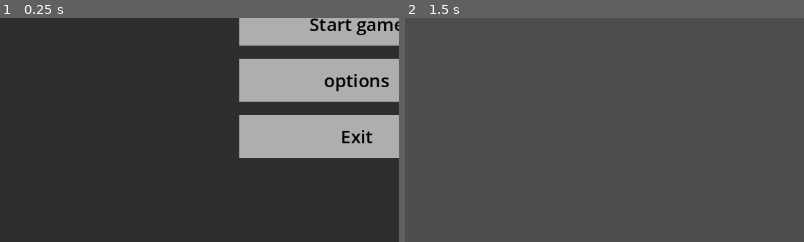
Above: before the commit, frames 1-2 (left to right).
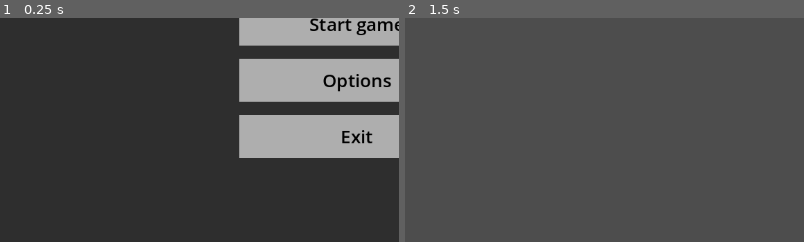
Above: after the commit, the same moments.

Repository: 418-Time/TD
Game: Godot game, scene res://Scenes/Menus/MainMenu.tscn
Same seed, same stepped clock (60 frames per second), same inputs: the game is played once before the commit and once after it. The engine's default icon, where the game draws it, is replaced by a stand-in: a white triangle on a blue panel in a dark square.
Inputs (mouse positions are % of the whole screen's width and height, from its top left):
- Up to frame 1 (0.25 s): no input
- Up to frame 2 (1.5 s): click "options" (after the commit: "Options") at 0.5 s; tap Enter at 1.25 s; move the mouse to (72, 45) at 1.27 s; hold Right (ui_right) from 1.28 s (still down); click (72, 45) at 1.35 s
The pictures show only the part of the screen within x 5-55%, y 48-98%; the shares and areas given below are measured in that part.

The runs differ from the first frame. In frame 1, 0.6% of the frame differs, in the area x 80-98%, y 25-34%; in frame 2, nothing differs.

Commit message:
This commit will: add map

Diff:
--- a/Scenes/Menus/LevelsMap.tscn
+++ b/Scenes/Menus/LevelsMap.tscn
@@ -1,4 +1,17 @@
-[gd_scene format=3 uid="uid://brlp5js0lr3os"]
+[gd_scene load_steps=6 format=3 uid="uid://brlp5js0lr3os"]
+
+[ext_resource type="Script" uid="uid://bickj3uvjoc8i" path="res://Scenes/Menus/levels_map.gd" id="1_ti37a"]
+
+[sub_resource type="StyleBoxEmpty" id="StyleBoxEmpty_ti37a"]
+
+[sub_resource type="StyleBoxFlat" id="StyleBoxFlat_15s3y"]
+bg_color = Color(0.509286, 0.509286, 0.509286, 1)
+
+[sub_resource type="StyleBoxFlat" id="StyleBoxFlat_b6107"]
+bg_color = Color(0.306923, 0.306923, 0.306923, 1)
+
+[sub_resource type="StyleBoxFlat" id="StyleBoxFlat_dmjpg"]
+bg_color = Color(0.683077, 0.683077, 0.683077, 1)
 
 [node name="LevelsMap" type="Control"]
 layout_mode = 3
@@ -7,3 +20,128 @@
 anchor_bottom = 1.0
 grow_horizontal = 2
 grow_vertical = 2
+script = ExtResource("1_ti37a")
+
+[node name="Panel" type="Panel" parent="."]
+layout_mode = 1
+anchors_preset = 15
+anchor_right = 1.0
+anchor_bottom = 1.0
+grow_horizontal = 2
+grow_vertical = 2
+
+[node name="1" type="Button" parent="Panel"]
+layout_mode = 0
+offset_left = 721.0
+offset_top = 503.0
+offset_right = 846.0
+offset_bottom = 586.0
+size_flags_vertical = 3
+theme_override_colors/font_hover_color = Color(0, 0, 0, 1)
+theme_override_colors/font_color = Color(0, 0, 0, 1)
+theme_override_colors/font_focus_color = Color(0, 0, 0, 1)
+theme_override_colors/font_pressed_color = Color(0, 0, 0, 1)
+theme_override_font_sizes/font_size = 26
+theme_override_styles/focus = SubResource("StyleBoxEmpty_ti37a")
+theme_override_styles/hover = SubResource("StyleBoxFlat_15s3y")
+theme_override_styles/pressed = SubResource("StyleBoxFlat_b6107")
+theme_override_styles/normal = SubResource("StyleBoxFlat_dmjpg")
+text = "1"
+
+[node name="2" type="Button" parent="Panel"]
+layout_mode = 0
+offset_left = 485.0
+offset_top = 427.0
+offset_right = 610.0
+offset_bottom = 510.0
+size_flags_vertical = 3
+theme_override_colors/font_hover_color = Color(0, 0, 0, 1)
+theme_override_colors/font_color = Color(0, 0, 0, 1)
+theme_override_colors/font_focus_color = Color(0, 0, 0, 1)
+theme_override_colors/font_pressed_color = Color(0, 0, 0, 1)
+theme_override_font_sizes/font_size = 26
+theme_override_styles/focus = SubResource("StyleBoxEmpty_ti37a")
+theme_override_styles/hover = SubResource("StyleBoxFlat_15s3y")
+theme_override_styles/pressed = SubResource("StyleBoxFlat_b6107")
+theme_override_styles/normal = SubResource("StyleBoxFlat_dmjpg")
+text = "2"
+
+[node name="3" type="Button" parent="Panel"]
+layout_mode = 0
+offset_left = 280.0
+offset_top = 305.0
+offset_right = 405.0
+offset_bottom = 388.0
+size_flags_vertical = 3
+theme_override_colors/font_hover_color = Color(0, 0, 0, 1)
+theme_override_colors/font_color = Color(0, 0, 0, 1)
+theme_override_colors/font_focus_color = Color(0, 0, 0, 1)
+theme_override_colors/font_pressed_color = Color(0, 0, 0, 1)
+theme_override_font_sizes/font_size = 26
+theme_override_styles/focus = SubResource("StyleBoxEmpty_ti37a")
+theme_override_styles/hover = SubResource("StyleBoxFlat_15s3y")
+theme_override_styles/pressed = SubResource("StyleBoxFlat_b6107")
+theme_override_styles/normal = SubResource("StyleBoxFlat_dmjpg")
+text = "3"
+
+[node name="4" type="Button" parent="Panel"]
+layout_mode = 0
+offset_left = 713.0
+offset_top = 179.0
+offset_right = 838.0
+offset_bottom = 262.0
+size_flags_vertical = 3
+theme_override_colors/font_hover_color = Color(0, 0, 0, 1)
+theme_override_colors/font_color = Color(0, 0, 0, 1)
+theme_override_colors/font_focus_color = Color(0, 0, 0, 1)
+theme_override_colors/font_pressed_color = Color(0, 0, 0, 1)
+theme_override_font_sizes/font_size = 26
+theme_override_styles/focus = SubResource("StyleBoxEmpty_ti37a")
+theme_override_styles/hover = SubResource("StyleBoxFlat_15s3y")
+theme_override_styles/pressed = SubResource("StyleBoxFlat_b6107")
+theme_override_styles/normal = SubResource("StyleBoxFlat_dmjpg")
+text = "4"
+
+[node name="5" type="Button" parent="Panel"]
+layout_mode = 0
+offset_left = 392.0
+offset_top = 65.0
+offset_right = 517.0
+offset_bottom = 148.0
+size_flags_vertical = 3
+theme_override_colors/font_hover_color = Color(0, 0, 0, 1)
+theme_override_colors/font_color = Color(0, 0, 0, 1)
+theme_override_colors/font_focus_color = Color(0, 0, 0, 1)
+theme_override_colors/font_pressed_color = Color(0, 0, 0, 1)
+theme_override_font_sizes/font_size = 26
+theme_override_styles/focus = SubResource("StyleBoxEmpty_ti37a")
+theme_override_styles/hover = SubResource("StyleBoxFlat_15s3y")
+theme_override_styles/pressed = SubResource("StyleBoxFlat_b6107")
+theme_override_styles/normal = SubResource("StyleBoxFlat_dmjpg")
+text = "5"
+
+[node name="options" type="Button" parent="Panel"]
+custom_minimum_size = Vector2(40, 40)
+layout_mode = 1
+anchors_preset = 1
+anchor_left = 1.0
+anchor_right = 1.0
+offset_left = -56.0
+offset_top = 16.0
+offset_right = -16.0
+offset_bottom = 56.0
+grow_horizontal = 0
+size_flags_vertical = 3
+theme_override_colors/font_hover_color = Color(0, 0, 0, 1)
+theme_override_colors/font_color = Color(0, 0, 0, 1)
+theme_override_colors/font_focus_color = Color(0, 0, 0, 1)
+theme_override_colors/font_pressed_color = Color(0, 0, 0, 1)
+theme_override_font_sizes/font_size = 26
+theme_override_styles/focus = SubResource("StyleBoxEmpty_ti37a")
+theme_override_styles/hover = SubResource("StyleBoxFlat_15s3y")
+theme_override_styles/pressed = SubResource("StyleBoxFlat_b6107")
+theme_override_styles/normal = SubResource("StyleBoxFlat_dmjpg")
+text = "||"
+
+[connection signal="pressed" from="Panel/1" to="." method="_on_1_pressed"]
+[connection signal="pressed" from="Panel/options" to="." method="_on_options_pressed"]
--- a/Scenes/Menus/MainMenu.tscn
+++ b/Scenes/Menus/MainMenu.tscn
@@ -93,7 +93,7 @@
 theme_override_styles/hover = SubResource("StyleBoxFlat_hqtmt")
 theme_override_styles/pressed = SubResource("StyleBoxFlat_tfrft")
 theme_override_styles/normal = SubResource("StyleBoxFlat_uv623")
-text = "options"
+text = "Options"
 
 [node name="exit_button" type="Button" parent="button_container"]
 layout_mode = 2
@@ -130,4 +130,3 @@
 
 [connection signal="pressed" from="button_container/start_game_button" to="." method="_on_start_game_button_pressed"]
 [connection signal="pressed" from="button_container/options_button" to="." method="_on_options_button_pressed"]
-[connection signal="pressed" from="button_container/exit_button" to="." method="_on_exit_button_pressed"]
--- /dev/null
+++ b/Scenes/Menus/levels_map.gd
@@ -0,0 +1,9 @@
+extends Control
+
+
+func _on_options_pressed() -> void:
+	get_tree().change_scene_to_file("res://Scenes/Menus/Options.tscn")
+
+
+func _on_1_pressed() -> void:
+	get_tree().change_scene_to_file("res://Scenes/Menus/LevelDescription.tscn")
--- a/Scenes/Menus/main_menu.gd
+++ b/Scenes/Menus/main_menu.gd
@@ -1,4 +1,5 @@
 extends Control
+
 
 
 func _on_start_game_button_pressed() -> void:
Not shown, added: Scenes/Menus/levels_map.gd.uid
